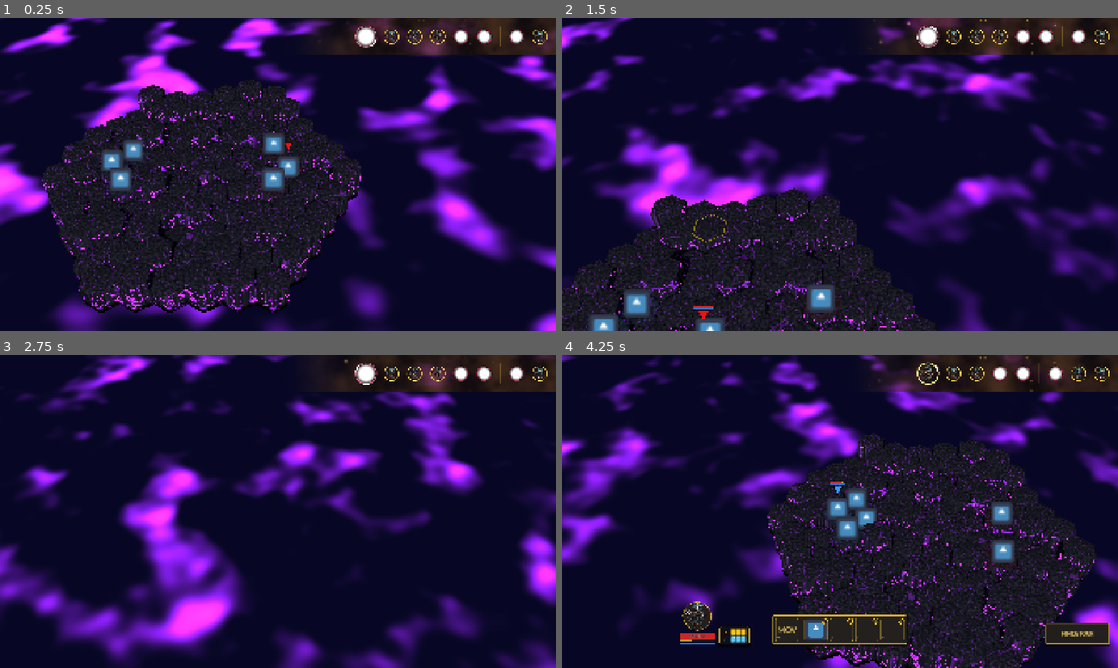
Above: before the commit, frames 1-4 (two rows, left to right).
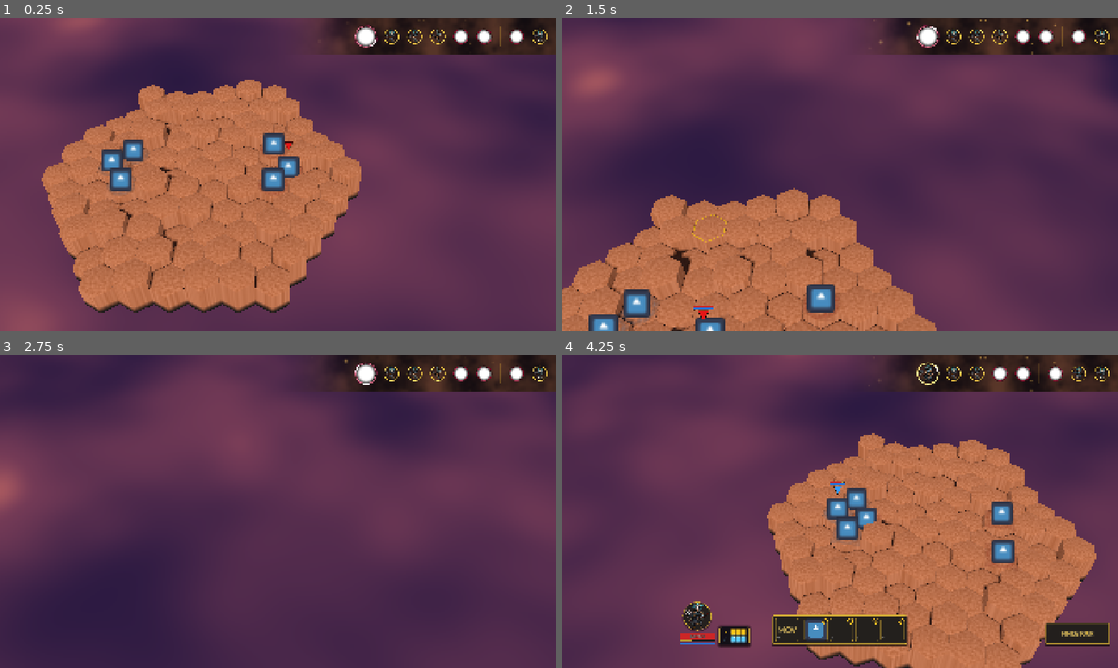
Above: after the commit, the same moments.

Repository: Kobraxos/Mythologia
Game: Godot game, scene res://levels/test_room/test_level.tscn
The game is run twice, just before and just after one commit, with the same random seed, the same clock (stepped at 60 frames per second) and the same inputs. The project has no main scene, so this scene is started directly. The engine's default icon, where the game draws it, is replaced by a stand-in: a white triangle on a blue panel in a dark square.
Inputs (mouse positions are in pixels of both pictures, inside the frame that each line leads up to):
- Up to frame 1 (0.25 s): no input
- Up to frame 2 (1.5 s): move the mouse to (962, 158) at 0.52 s; hold Up (ui_up) 0.53-1.28 s; tap S (camera_backward) at 0.6 s; move the mouse to (728, 190) at 1.27 s; tap W (camera_forward) at 1.35 s
- Up to frame 3 (2.75 s): move the mouse to (333, 442) at 2.02 s; hold Up (ui_up) from 2.03 s (still down); tap A (camera_left) at 2.1 s
- Up to frame 4 (4.25 s): move the mouse to (812, 574) at 2.77 s; tap D (camera_right) at 2.85 s; move the mouse to (1006, 558) at 3.52 s; release Up (ui_up) at 3.53 s; tap Q (camera_rotate_left) at 3.6 s

The runs differ from the first frame. In frame 1, 94% of the frame differs, in the area x 0-100%, y 0-100%; in frame 2, 94%; in frame 3, 94%; in frame 4, 90%.

Commit message:
docs: add art direction bible and implement procedural shaders for sea and terrain assets

Diff:
--- a/assets/3d/mat_mythic_sea.tres
+++ b/assets/3d/mat_mythic_sea.tres
@@ -5,9 +5,3 @@
 [resource]
 render_priority = 0
 shader = ExtResource("1_shader")
-shader_parameter/base_color = Color(0.05, 0.05, 0.15, 1)
-shader_parameter/emission_color = Color(0.6, 0.1, 1, 1)
-shader_parameter/emission_strength = 4.0
-shader_parameter/uv_scale = 10.0
-shader_parameter/pan_speed_1 = Vector2(0.2, 0.15)
-shader_parameter/pan_speed_2 = Vector2(-0.1, 0.25)
--- a/assets/3d/shd_mythic_sea.gdshader
+++ b/assets/3d/shd_mythic_sea.gdshader
@@ -1,15 +1,16 @@
 shader_type spatial;
 render_mode unshaded, cull_disabled;
 
-uniform vec3 base_color : source_color = vec3(0.02, 0.02, 0.05); // Very dark navy/void
-uniform vec3 emission_color : source_color = vec3(0.4, 0.1, 0.9); // Deep magical purple
-uniform float emission_strength : hint_range(0.0, 10.0) = 2.5;
+uniform vec3 base_color : source_color = vec3(0.15, 0.1, 0.25); // Deep dusk purple
+uniform vec3 cloud_color : source_color = vec3(0.5, 0.25, 0.35); // Warm sunset pink/purple clouds
+uniform vec3 emission_color : source_color = vec3(1.0, 0.6, 0.15); // Glowing golden/orange sunset
+uniform float emission_strength : hint_range(0.0, 10.0) = 1.2;
 
-uniform vec2 pan_speed_1 = vec2(0.03, 0.02);
-uniform vec2 pan_speed_2 = vec2(-0.02, 0.04);
+uniform vec2 pan_speed_1 = vec2(0.015, 0.01);
+uniform vec2 pan_speed_2 = vec2(-0.01, 0.015);
 
-uniform float uv_scale = 4.0;
-uniform float threshold : hint_range(0.0, 1.0) = 0.65; // High threshold for thin, rare wisps
+uniform float uv_scale = 3.0;
+uniform float threshold : hint_range(0.0, 1.0) = 0.5;
 
 // Procedural pseudo-random
 vec2 hash(vec2 p) {
@@ -51,18 +52,22 @@
     vec2 uv1 = base_uv + TIME * pan_speed_1;
     vec2 uv2 = base_uv + TIME * pan_speed_2;
 
-    // Use FBM for a much more organic, smoky, "soul-like" texture
+    // Use FBM for a thick organic cloud texture
     float n1 = fbm(uv1);
-    float n2 = fbm(uv2);
+    float n2 = fbm(uv2 + vec2(5.2, 1.3)); // Offset second noise
 
     // Average
     float combined = (n1 + n2) * 0.5;
 
-    // Smoothstep for very soft, smoky edges instead of harsh blobs
-    float crests = smoothstep(threshold - 0.2, threshold + 0.1, combined);
+    // Masks for clouds and glowing divine edges
+    float cloud_mask = smoothstep(threshold - 0.25, threshold + 0.15, combined);
+    float glow_mask = smoothstep(threshold + 0.05, threshold + 0.3, combined);
 
-    // Add glow to ALBEDO (since unshaded ignores EMISSION)
-    vec3 final_color = base_color + (emission_color * crests * emission_strength);
+    // Blend sky base color with white clouds
+    vec3 current_color = mix(base_color, cloud_color, cloud_mask);
+
+    // Add golden divine glow to the thickest parts of the clouds
+    vec3 final_color = current_color + (emission_color * glow_mask * emission_strength);
 
     ALBEDO = final_color;
 }
--- a/assets/3d/shd_obsidian_terrain.gdshader
+++ b/assets/3d/shd_obsidian_terrain.gdshader
@@ -1,15 +1,19 @@
 shader_type spatial;
 render_mode blend_mix, depth_draw_opaque, cull_back, diffuse_burley, specular_schlick_ggx;
 
-uniform vec3 base_color : source_color = vec3(0.08, 0.08, 0.1); // Dark Obsidian
-uniform vec3 crack_color : source_color = vec3(0.6, 0.1, 1.0); // Magical Purple
-uniform float emission_strength : hint_range(0.0, 10.0) = 2.0;
+uniform vec3 base_color : source_color = vec3(0.55, 0.55, 0.6); // Greyish marble to prevent blowout
+uniform vec3 crack_color : source_color = vec3(1.0, 0.75, 0.15); // Divine Gold
+uniform float emission_strength : hint_range(0.0, 10.0) = 1.5;
 
 uniform float uv_scale = 0.4; // MUCH lower scale = huge, rare veins instead of a messy web
 uniform float crack_thickness : hint_range(0.0, 1.0) = 0.015; // VERY thin hairline fractures
 
 uniform float fade_start_y = 0.0;
 uniform float fade_end_y = -0.5;
+
+uniform float roughness_base : hint_range(0.0, 1.0) = 0.1;
+uniform float metallic_base : hint_range(0.0, 1.0) = 0.1;
+uniform float noise_darkening : hint_range(0.0, 1.0) = 0.5;
 
 varying vec3 world_pos;
 varying vec3 world_normal;
@@ -72,20 +76,21 @@
     float crack_visibility = mix(1.0, 0.15, is_top_surface);
     crack *= crack_visibility;
 
-    // Slight noise to the base obsidian
+    // Slight noise to the base marble to give it texture
     float surface_noise = simplex_noise(world_pos.xz * 4.0) * 0.15;
-    vec3 final_albedo = base_color + vec3(surface_noise);
+    vec3 final_albedo = base_color - vec3(surface_noise * noise_darkening); // Darken slightly for texture
 
     // 3. Abyssal Fade (Fade to black as it goes down)
     float fade = clamp((world_pos.y - fade_end_y) / (fade_start_y - fade_end_y), 0.0, 1.0);
 
+    // Keep base color mostly unaffected by abyssal fade, or keep the original logic
     final_albedo *= fade;
 
     ALBEDO = final_albedo;
 
-    // ROUGHNESS & METALLIC for Obsidian look
-    METALLIC = 0.4;
-    ROUGHNESS = 0.2 + surface_noise;
+    // ROUGHNESS & METALLIC
+    METALLIC = metallic_base;
+    ROUGHNESS = roughness_base + (surface_noise * 0.5);
 
     // EMISSION
     EMISSION = crack_color * crack * emission_strength * fade;
--- a/data/terrain/visuals/mat_dirt.tres
+++ b/data/terrain/visuals/mat_dirt.tres
@@ -6,10 +6,13 @@
 resource_name = "mat_dirt"
 render_priority = 0
 shader = ExtResource("1_shader")
-shader_parameter/base_color = Color(0.08, 0.08, 0.1, 1)
-shader_parameter/crack_color = Color(0.6, 0.1, 1, 1)
-shader_parameter/emission_strength = 3.0
-shader_parameter/uv_scale = 1.5
+shader_parameter/base_color = Color(0.7, 0.45, 0.3, 1)
+shader_parameter/crack_color = Color(0.85, 0.6, 0.4, 1)
+shader_parameter/emission_strength = 0.0
+shader_parameter/uv_scale = 1.0
 shader_parameter/crack_thickness = 0.05
 shader_parameter/fade_start_y = 0.0
 shader_parameter/fade_end_y = -0.5
+shader_parameter/roughness_base = 0.95
+shader_parameter/metallic_base = 0.0
+shader_parameter/noise_darkening = 0.8
Not shown, removed: _docs/Direction_Artistique_UI.md
Not shown, added: _docs/art_direction.md
